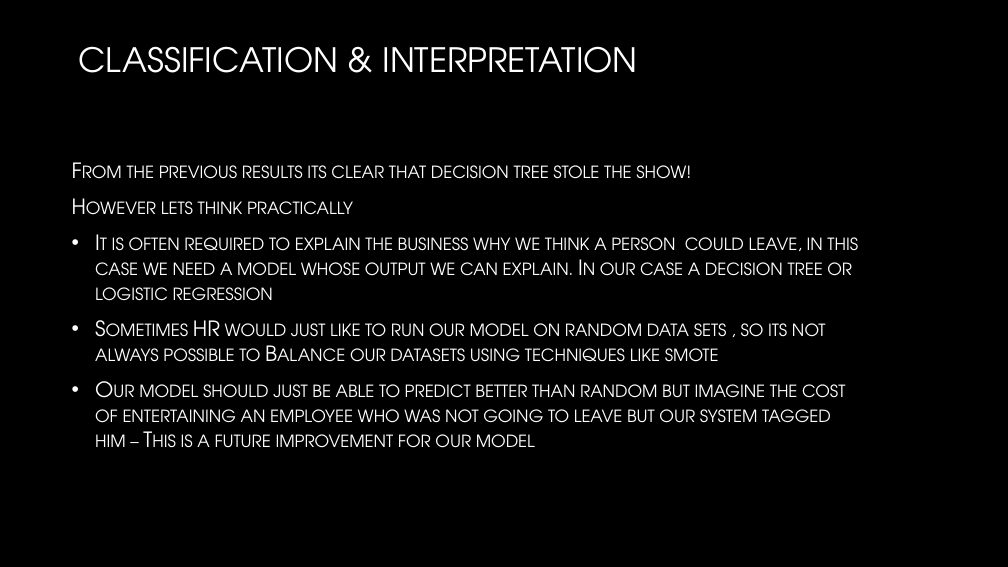
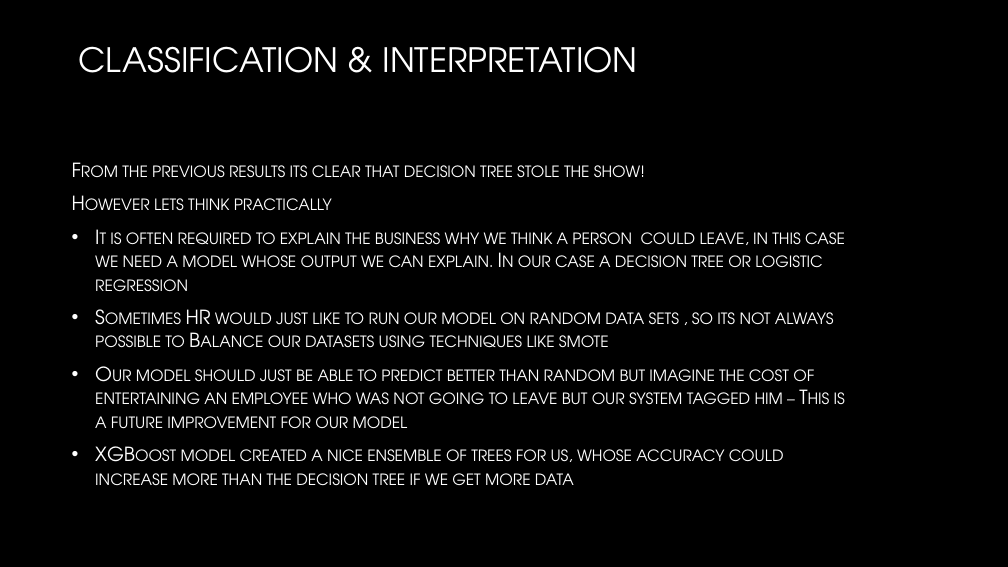
Before and after one commit to mmd52/HR_Employee_Attrition, a slide deck: slide 11 of Attrition Management.pptx. Drawn at 1008x567 pixels with LibreOffice and Linux fonts; fonts in the diff are those of the drawing; background and template pictures are left out. Boxes give left, top, right and bottom in pixels: in the first picture for what was removed or moved away, otherwise in the second. Text is boxed around its words. In the diff, an @@ line names an element or a change of style, - is before the commit and + after.

Commit message:
RevisedXGboost

```diff
--- a/Attrition Management.pptx
+++ b/Attrition Management.pptx
@@ text at bbox=[95, 165, 845, 428]: size 20 to 18.5 pt in "From the previous results its clear that ...", "However lets think practically", "It is often required to explain the ...", "Sometimes HR would just like to run ..." and 1 more places @@
@@ text at bbox=[95, 449, 784, 485]: paragraph added @@
+• XGBoost model created a nice ensemble of trees for us, whose accuracy could increase more than the decision tree if we get more data
```
Also in this commit, not shown: 1 other slide changed, 5 other files.
